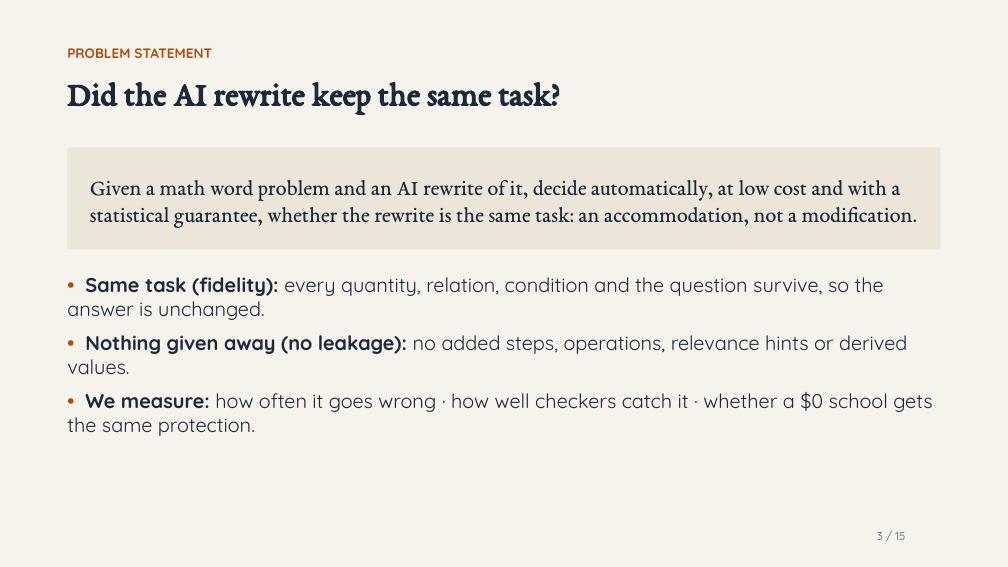
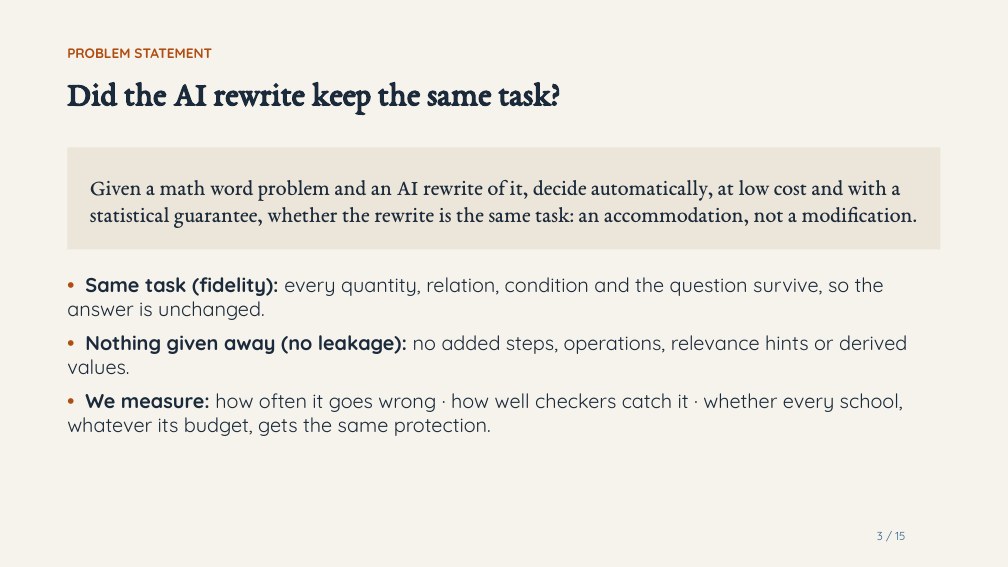
Before and after one commit to harshitaggarwal01/cs2880, a slide deck: slide 3 of docs/video/SafeAdapt-Math_video_nov23.pptx. Drawn at 1008x567 pixels with LibreOffice and Linux fonts; fonts in the diff are those of the drawing. Boxes give left, top, right and bottom in pixels: in the first picture for what was removed or moved away, otherwise in the second. Text is boxed around its words. In the diff, an @@ line names an element or a change of style, - is before the commit and + after.

Commit message:
Video deck and appendix: positive framing throughout (what's next, safeguards, budget-neutral equity)

```diff
--- a/docs/video/SafeAdapt-Math_video_nov23.pptx
+++ b/docs/video/SafeAdapt-Math_video_nov23.pptx
@@ text at [67,393,903,436]: text changed @@
-• We measure: how often it goes wrong · how well checkers catch it · whether a $0 school gets the same protection.
+• We measure: how often it goes wrong · how well checkers catch it · whether every school, whatever its budget, gets the same protection.
```
Also in this commit, not shown: 5 other slides changed, 3 other files.
